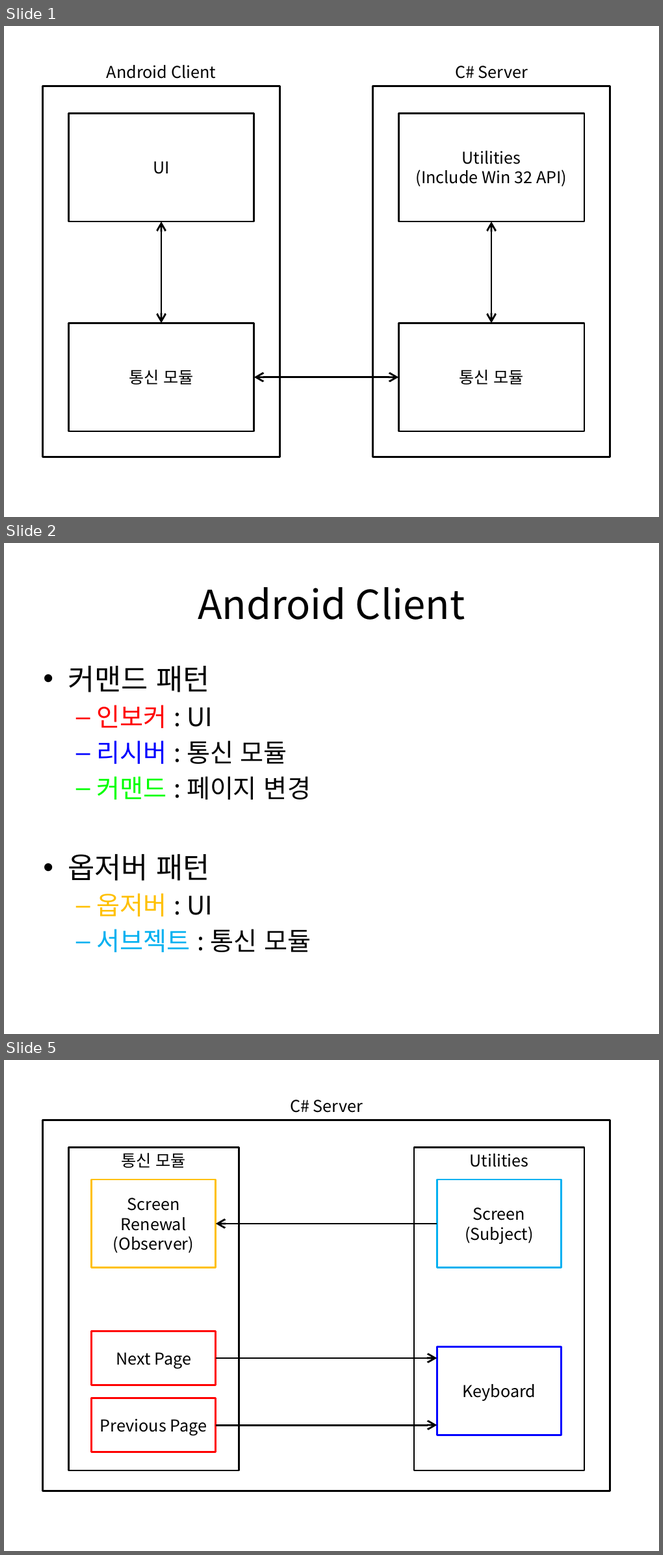
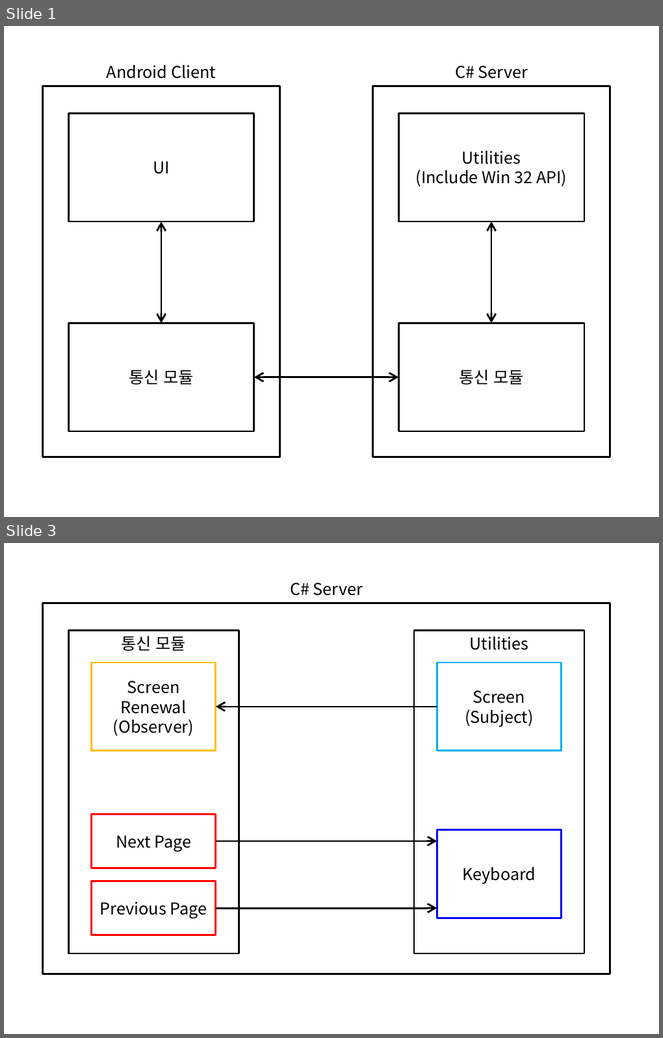
Before and after one commit to uhm0311/PPT-Remote-Viewer, a slide deck: 문서/개요.pptx. Shown one above the other, each under a label of ours: slides 1, 2 and 5 before the commit, slides 1 and 3 after it; the slides between them are not shown. The pictures are 663x1555 and 663x1038 pixels, drawn with LibreOffice and Linux fonts; fonts in the diff are those of the drawing. Boxes give left, top, right and bottom in pixels: in the first picture for what was removed or moved away, otherwise in the second. Text is boxed around its words. In the diff, an @@ line names an element or a change of style, - is before the commit and + after.

```diff
--- a/문서/개요.pptx
+++ b/문서/개요.pptx
@@ slide 2 removed at [4,543,659,1034], background #FFFFFF @@
@@ title removed at [198,587,466,620] @@
-Android Client
@@ text removed at [68,666,311,953] @@
-• 커맨드 패턴
-  – 인보커 : UI
-  – 리시버 : 통신 모듈
-  – 커맨드 : 페이지 변경
-• 옵저버 패턴
-  – 옵저버 : UI
-  – 서브젝트 : 통신 모듈
@@ what was slide 5 is now slide 3 @@
```
Also in this commit, not shown: 1 slide changed, 1 other slide removed, 7 other files.
